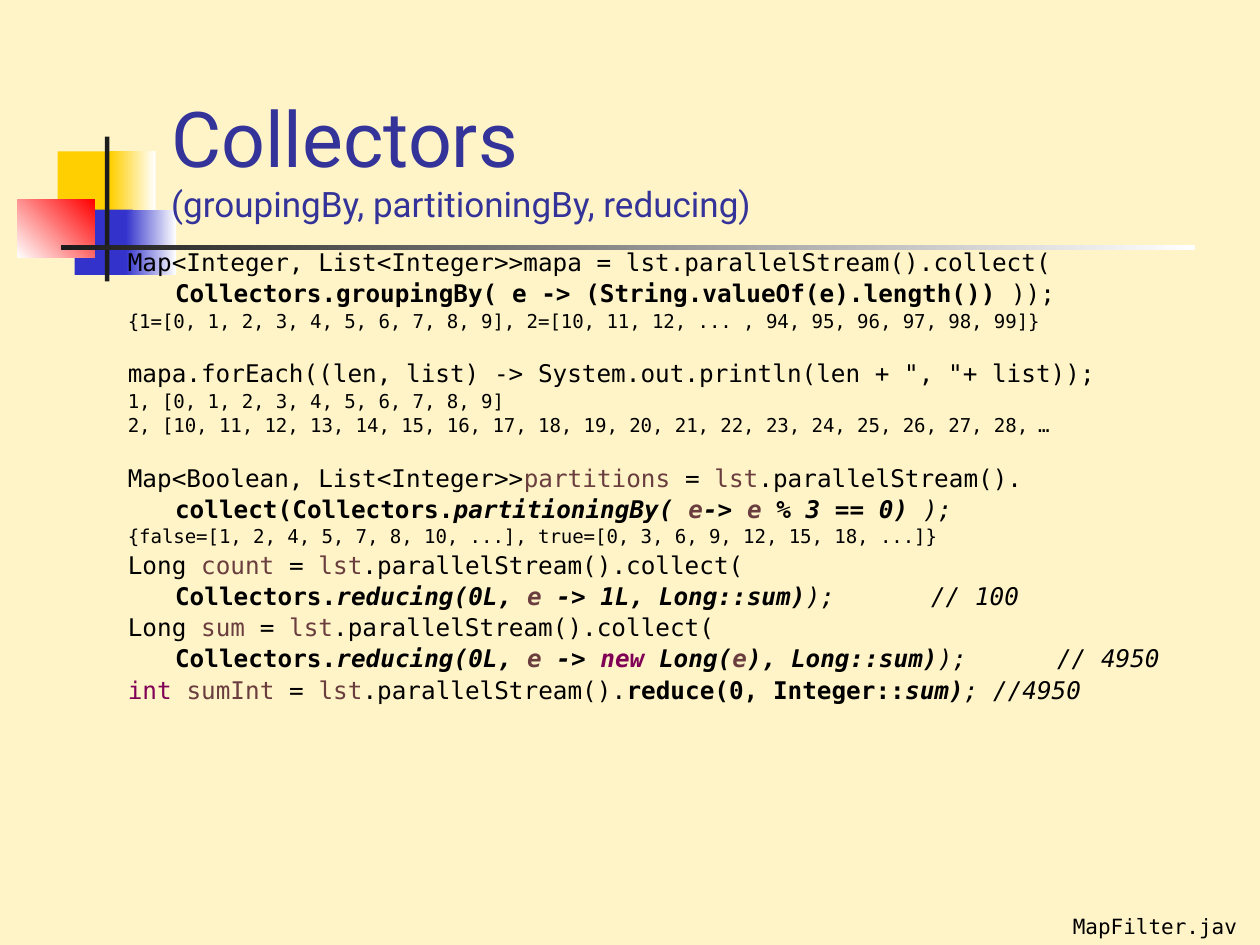
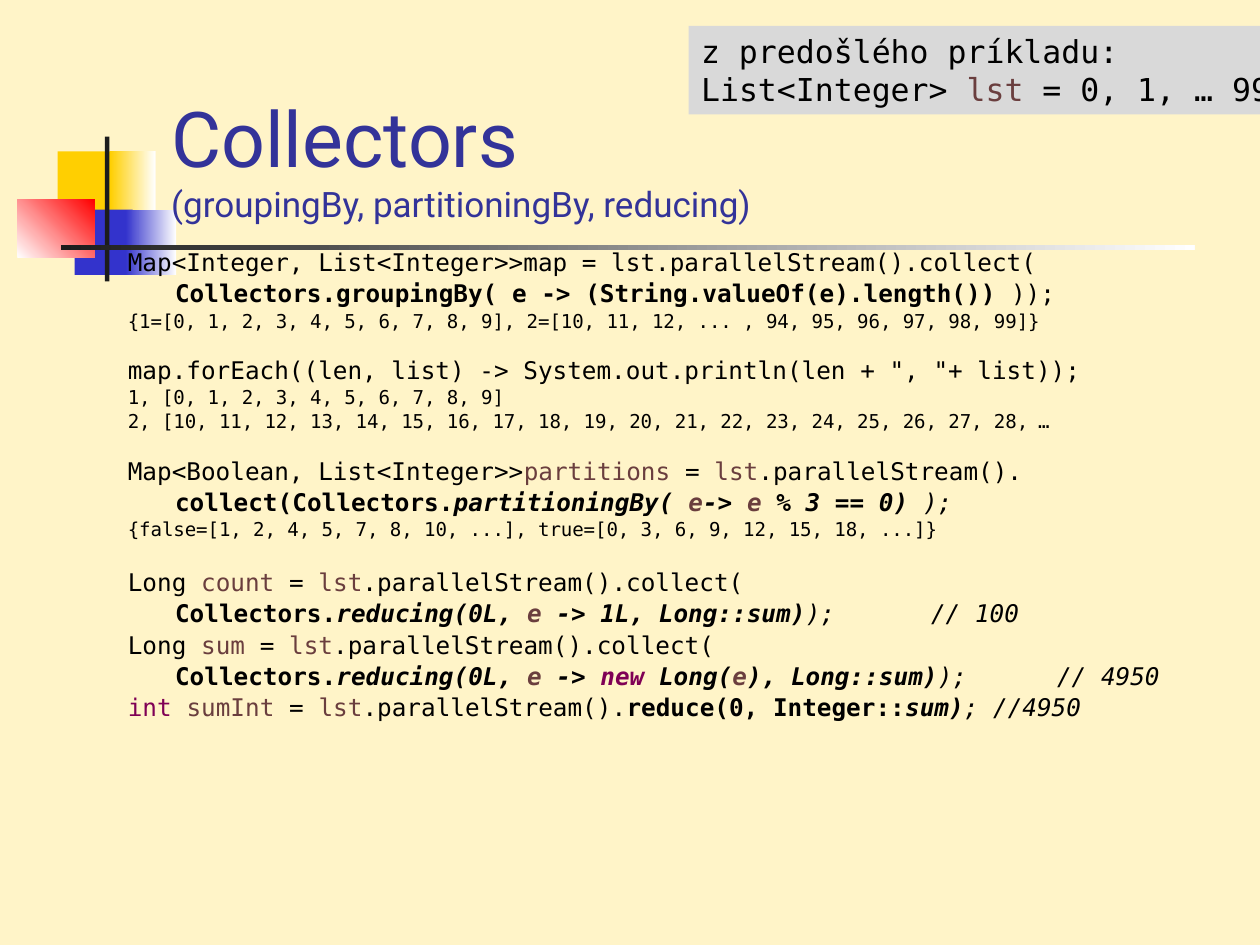
Before and after one commit to Programovanie4/Prednasky, a slide deck: slide 25 of 06Lambda/06_javaStream.ppt. Drawn at 1260x945 pixels with LibreOffice and Linux fonts; fonts in the diff are those of the drawing. Boxes give left, top, right and bottom in pixels: in the first picture for what was removed or moved away, otherwise in the second. Text is boxed around its words. In the diff, an @@ line names an element or a change of style, - is before the commit and + after.

```diff
--- a/06Lambda/06_javaStream.ppt
+++ b/06Lambda/06_javaStream.ppt
@@ rectangle added at (689,26,1260,115), fill #D9D9D9, 18 pt, text #000000 @@
+z predošlého príkladu:
+List<Integer> lst = 0, 1, … 99
@@ text at (128,251,1036,277): text changed @@
-Map<Integer, List<Integer>>mapa = lst.parallelStream().collect(
+Map<Integer, List<Integer>>map = lst.parallelStream().collect(
@@ text at (128,360,1080,384): text changed @@
-mapa.forEach((len, list) -> System.out.println(len + ", "+ list));
+map.forEach((len, list) -> System.out.println(len + ", "+ list));
@@ text removed at (1073,918,1237,939) @@
-MapFilter.java
```
Also in this commit, not shown: 13 other slides changed, 1 slide added, 1 other file.
